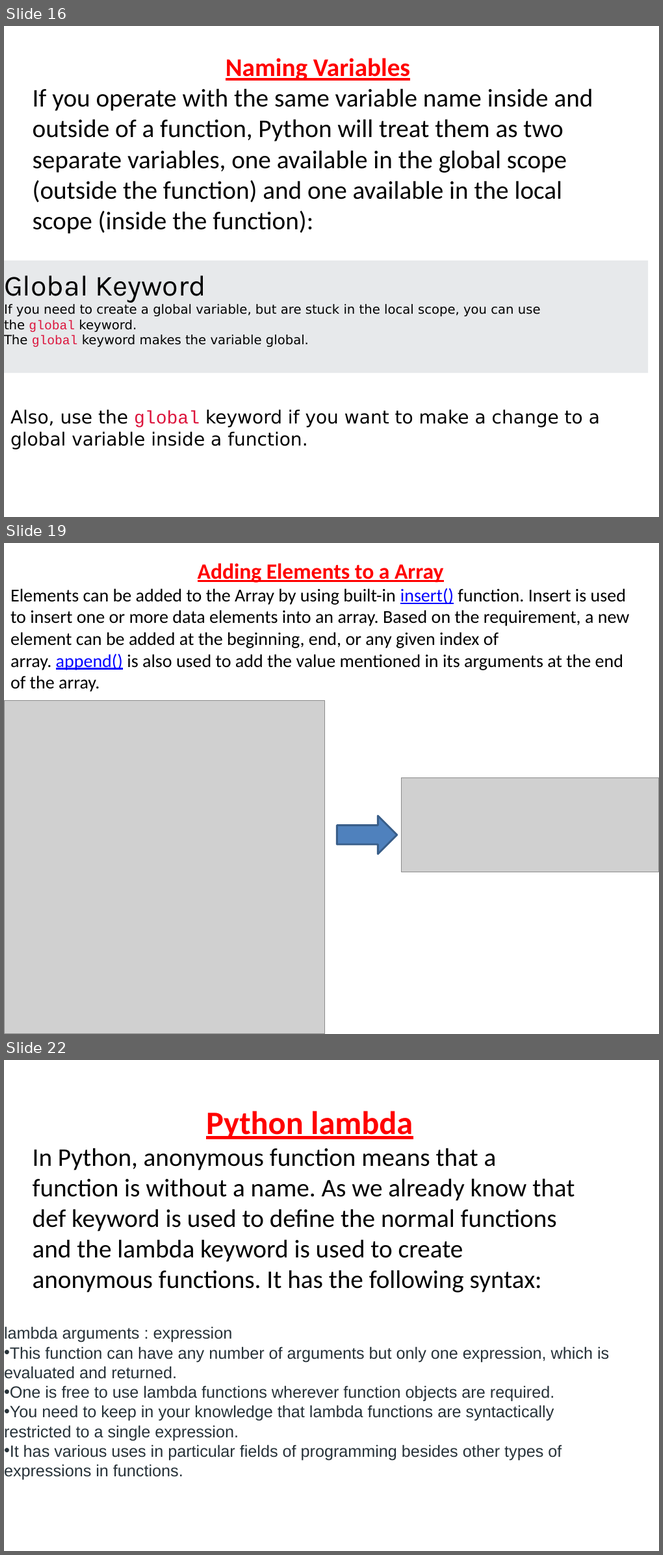
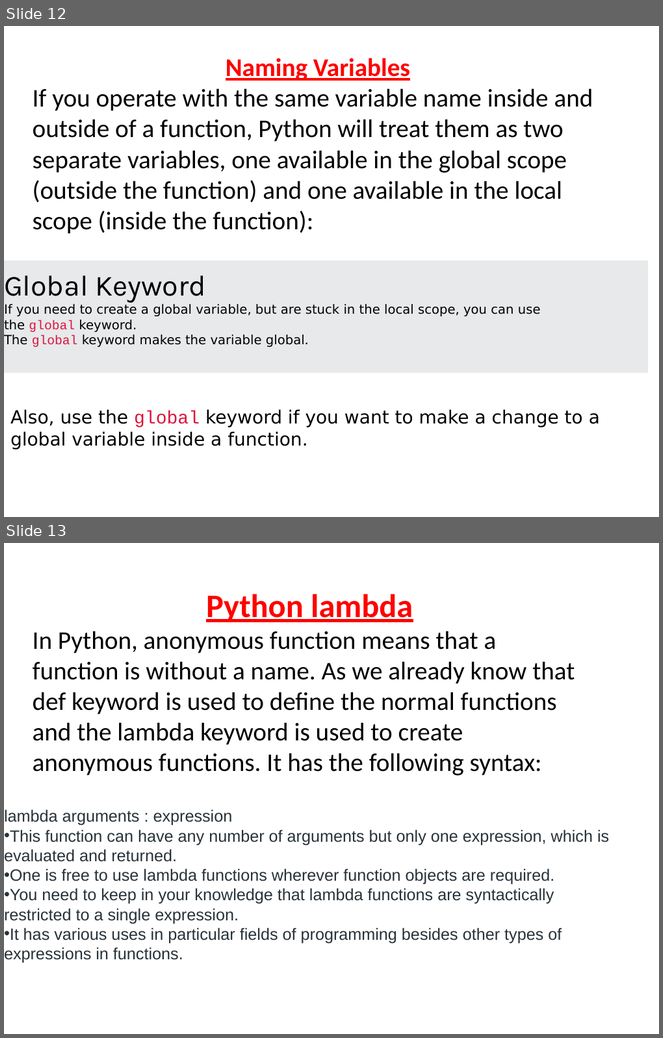
Before and after one commit to Praj-17/Python-Teaching-Slides, a slide deck: UNIT 4 FUNCTIONS.pptx. Shown one above the other, each under a label of ours: slides 16, 19 and 22 before the commit, slides 12 and 13 after it; the slides between them are not shown. The pictures are 663x1555 and 663x1038 pixels, drawn with LibreOffice and Linux fonts; fonts in the diff are those of the drawing; grey boxes stand for pictures. Boxes give left, top, right and bottom in pixels: in the first picture for what was removed or moved away, otherwise in the second. Text is boxed around its words. In the diff, an @@ line names an element or a change of style, - is before the commit and + after.

```diff
--- a/UNIT 4 FUNCTIONS.pptx
+++ b/UNIT 4 FUNCTIONS.pptx
@@ slide 19 removed at <box>4,543,659,1034</box>, background #FFFFFF @@
@@ text removed at <box>10,563,630,692</box> @@
-Adding Elements to a Array
-Elements can be added to the Array by using built-in insert() function. Insert is used to insert one or more data elements into an array. Based on the requirement, a new element can be added at the beginning, end, or any given index of array. append() is also used to add the value mentioned in its arguments at the end of the array.
@@ picture removed at <box>4,701,325,1034</box> @@
@@ picture removed at <box>401,778,659,872</box> @@
@@ right arrow removed at <box>337,816,397,854</box> @@
@@ what was slide 16 is now slide 12 @@
@@ what was slide 22 is now slide 13 @@
```
Also in this commit, not shown: 2 slides changed, 1 slide added, 9 other slides removed, 10 other files.
